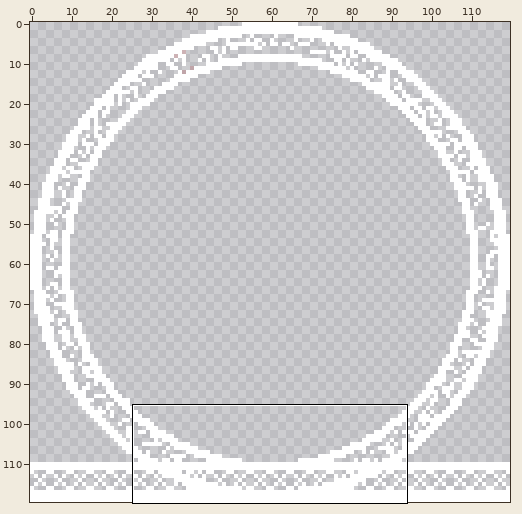
Edited in one commit: pixel-art file (Sprites/Track Pieces/loop.aseprite). The picture above shows the old version from afar; the outline marks the close-up.
Close-up. First the earlier version:
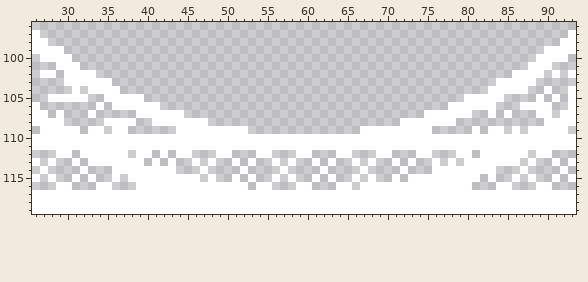
120x120 pixels, 1 frame. Pixels under 10% opacity are left out. Colours within 5 levels of each other are drawn and written as one. Shown: x 26..93, y 96..119.
The result:
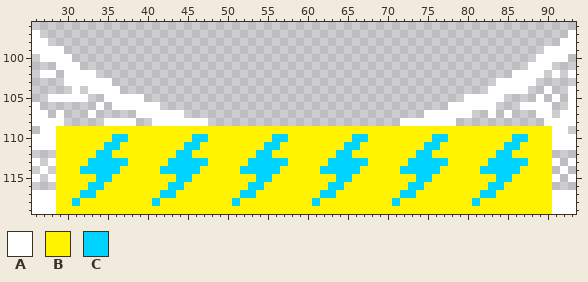
Palette (. is transparent): A #ffffff  B #fff300  C #00d3ff
From old to new:
Layer "Layer 2":
y 109: x 29..90 AAA.AA.AA......AAAAAAAAA..............AAAAAAAAA.....A.AA.A.AAA -> BBBBBBBBBBBBBBBBBBBBBBBBBBBBBBBBBBBBBBBBBBBBBBBBBBBBBBBBBBBBBB
y 110: x 29..90 AAAAAAAAAAAAAAAAAAAAAAAAAAAAAAAAAAAAAAAAAAAAAAAAAAAAAAAAAAAAAA -> BBBBBBBCCBBBBBBBBCCBBBBBBBBCCBBBBBBBBCCBBBBBBBBCCBBBBBBBBCCBBB
y 111: x 29..90 AAAAAAAAAAAAAAAAAAAAAAAAAAAAAAAAAAAAAAAAAAAAAAAAAAAAAAAAAAAAAA -> BBBBBBCCBBBBBBBBCCBBBBBBBBCCBBBBBBBBCCBBBBBBBBCCBBBBBBBBCCBBBB
y 112: x 29..90 AA.AAAAAA.AA.A.AA...AA...AA...AA...AA...AA...AA...AA.AAAAAA.AA -> BBBBBCCBBBBBBBBCCBBBBBBBBCCBBBBBBBBCCBBBBBBBBCCBBBBBBBBCCBBBBB
y 113: x 29..90 ..A.AAAAAAA.A.A..A.A..A.A..A.A..A.A..A.A..A.A..A.A.AAAAAAA.A.. -> BBBBCCCCCBBBBBCCCCCBBBBBCCCCCBBBBBCCCCCBBBBBCCCCCBBBBBCCCCCBBB
y 114: x 29..90 ...A...AAAAAAAA...A....A....A....A....A....A...AAAAAAAA...A... -> BBBCCCCCBBBBBCCCCCBBBBBCCCCCBBBBBCCCCCBBBBBCCCCCBBBBBCCCCCBBBB
y 115: x 29..90 ..A.A..A.AAAAAAAAA.A..A.A..A.A..A.A..A.A..A.AAAAAAAAA.A..A.A.. -> BBBBBCCBBBBBBBBCCBBBBBBBBCCBBBBBBBBCCBBBBBBBBCCBBBBBBBBCCBBBBB
y 116: x 29..90 AA...AA...AAAAAAAAAAAAAA.AA...AA...AA.AAAAAAAAAAAAAA...AA...AA -> BBBBCCBBBBBBBBCCBBBBBBBBCCBBBBBBBBCCBBBBBBBBCCBBBBBBBBCCBBBBBB
y 117: x 29..90 AAAAAAAAAAAAAAAAAAAAAAAAAAAAAAAAAAAAAAAAAAAAAAAAAAAAAAAAAAAAAA -> BBBCCBBBBBBBBCCBBBBBBBBCCBBBBBBBBCCBBBBBBBBCCBBBBBBBBCCBBBBBBB
y 118: x 29..90 AAAAAAAAAAAAAAAAAAAAAAAAAAAAAAAAAAAAAAAAAAAAAAAAAAAAAAAAAAAAAA -> BBCBBBBBBBBBCBBBBBBBBBCBBBBBBBBBCBBBBBBBBBCBBBBBBBBBCBBBBBBBBB
y 119: x 29..90 AAAAAAAAAAAAAAAAAAAAAAAAAAAAAAAAAAAAAAAAAAAAAAAAAAAAAAAAAAAAAA -> BBBBBBBBBBBBBBBBBBBBBBBBBBBBBBBBBBBBBBBBBBBBBBBBBBBBBBBBBBBBBB
Pixel boxes of the changes (left, top, right, bottom) in both close-ups:
changed: (56, 126, 552, 214)
